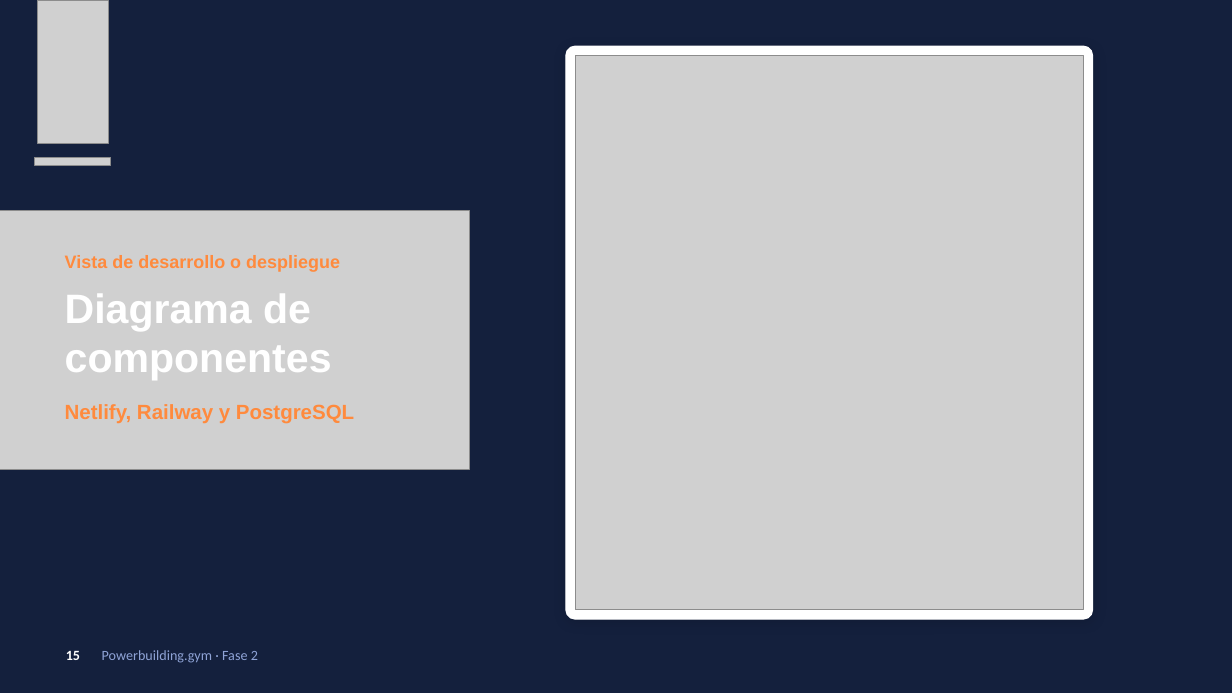
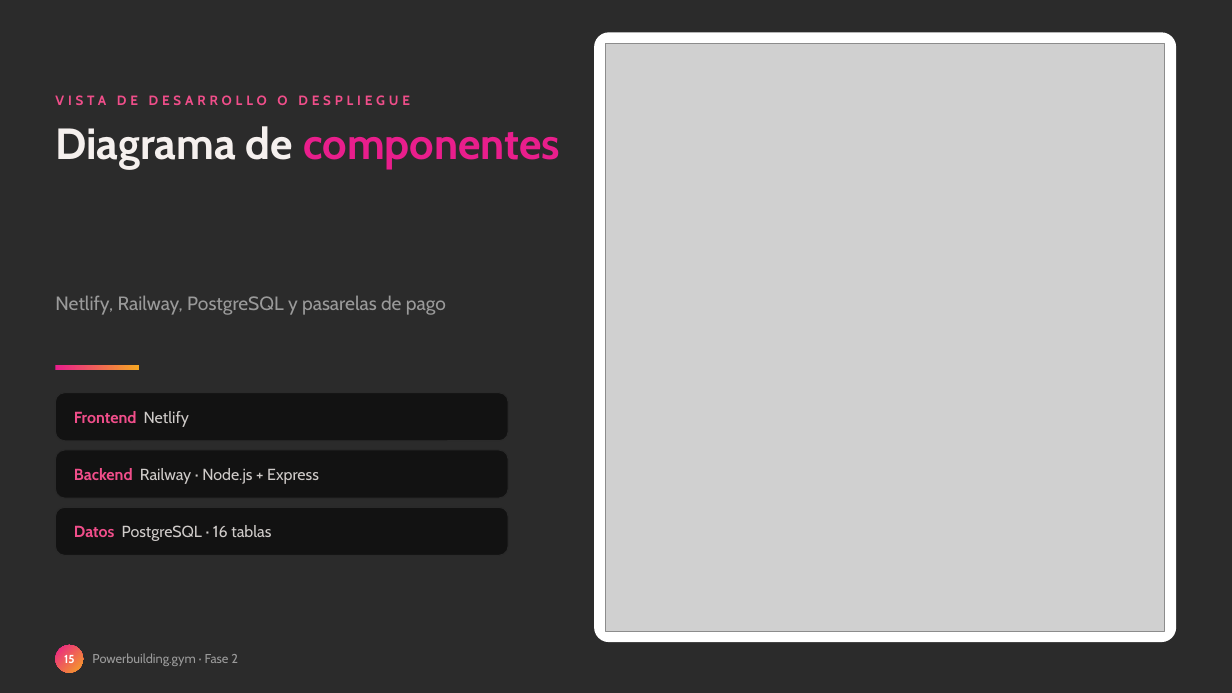
Before and after one commit to zalak3t/Powerbuilding.gym, a slide deck: slide 15 of FASE-2/Documentacion Asignatura PTY4614/Presentación Proyecto.pptx. Drawn at 1232x693 pixels with LibreOffice and Linux fonts; fonts in the diff are those of the drawing; grey boxes stand for pictures; background and template pictures are left out; a plain dark background stands for a picture behind light text. Boxes give left, top, right and bottom in pixels: in the first picture for what was removed or moved away, otherwise in the second. Text is boxed around its words. In the diff, an @@ line names an element or a change of style, - is before the commit and + after.

```diff
--- a/FASE-2/Documentacion Asignatura PTY4614/Presentación Proyecto.pptx
+++ b/FASE-2/Documentacion Asignatura PTY4614/Presentación Proyecto.pptx
@@ background #14203D to picture (left out) @@
@@ picture removed at [38, 0, 108, 143] @@
@@ rounded rectangle: place and size @@
-rounded rectangle at [567, 46, 1093, 619]
+rounded rectangle at [594, 32, 1177, 642]
@@ rounded rectangle at [594, 32, 1177, 642]: outline #FFFFFF 1 pt to none; shadow off; proportions changed @@
@@ picture: place and size @@
-picture at [576, 55, 1084, 610]
+picture at [605, 43, 1165, 631]
@@ text added at [55, 95, 410, 105], 10.5 pt, text #F04E8A, bold @@
+VISTA DE DESARROLLO O DESPLIEGUE
@@ text added at [55, 126, 560, 170], 34 pt, text gradient #E91E8C to #F5A623, bold @@
+Diagrama de componentes
@@ picture removed at [35, 158, 111, 165] @@
@@ picture removed at [0, 211, 470, 470] @@
@@ title removed at [65, 255, 354, 424] @@
-Vista de desarrollo o despliegue
-Diagrama de componentes
-Netlify, Railway y PostgreSQL
@@ text added at [55, 295, 446, 315], 15 pt, text #9A9A9A @@
+Netlify, Railway, PostgreSQL y pasarelas de pago
@@ rectangle added at [55, 365, 139, 370], fill gradient #E91E8C to #F5A623 @@
@@ rounded rectangle added at [55, 393, 508, 441], fill #121212, outline #2A2A2A 0.75 pt @@
@@ text added at [74, 411, 189, 427], 12.5 pt, text #F04E8A, bold @@
+Frontend Netlify
@@ rounded rectangle added at [55, 450, 508, 498], fill #121212, outline #2A2A2A 0.75 pt @@
@@ text added at [74, 468, 319, 484], 12.5 pt, text #CFCBC9 @@
+Backend Railway · Node.js + Express
@@ rounded rectangle added at [55, 507, 508, 555], fill #121212, outline #2A2A2A 0.75 pt @@
@@ text added at [74, 525, 271, 541], 12.5 pt, text #CFCBC9 @@
+Datos PostgreSQL · 16 tablas
@@ ellipse "15": place and size @@
-ellipse "15" at [66, 651, 80, 660]
+ellipse "15" at [55, 645, 83, 673]
@@ ellipse "15" at [55, 645, 83, 673]: size 11 to 9 pt, font Calibri to Cabin; fill none to gradient #E91E8C to #F5A623 @@
@@ text added at [92, 653, 238, 666], 10 pt, text #9A9A9A @@
+Powerbuilding.gym · Fase 2
@@ text removed at [102, 650, 258, 663] @@
-Powerbuilding.gym · Fase 2
```
Also in this commit, not shown: 27 other slides changed, 1 slide added, 1 slide removed, 6 other files.
